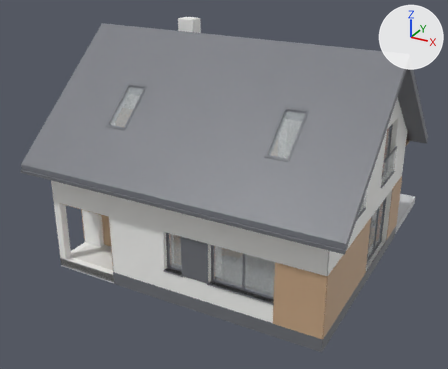
Two versions of the glTF model projects/dom_w_gnieznikach/output/dom_w_gnieznikach_unreal.glb, one commit apart.
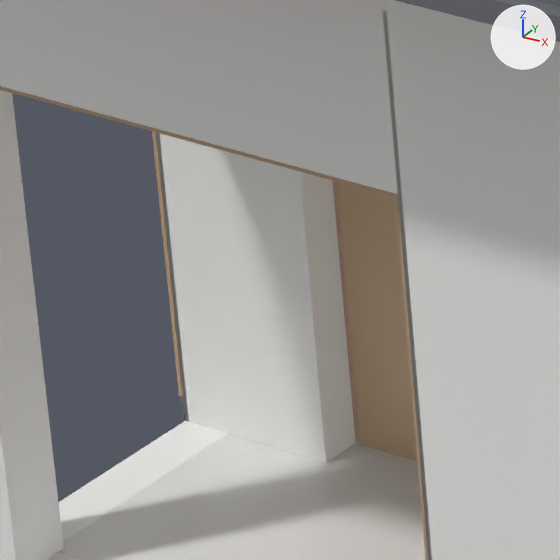
Each version is shown whole from a 50 mm camera at (15.03, -14.69, 11.79) aimed at (4.52, 4.41, 2.24), then close up on the part from 14% to 28% of the width and 53% to 70% of the height. Lighting does not change. The marker at upper right points along +X, +Y and +Z. The first two pictures are the older version.

The first close-up shows 'Cokol_Budynku', 'Detal_facade_wood_west_porch', 'Detal_gutter_south_eave', 'Detal_porch_ceiling_wood', 'Detal_porch_column_sw', 'Detal_porch_lintel_front', 'Detal_subfloor_parter', 'SM_WallMerged_parter_exterior_mat_insulation', 'SM_WallMerged_parter_exterior_mat_wall_core', 'SM_WallMerged_parter_exterior_mat_wall_plaster', 'SM_WallMerged_poddasze_knee_wall_mat_wall_plaster', 'SkrzydloDrzwi_door_entrance' and 3 more.
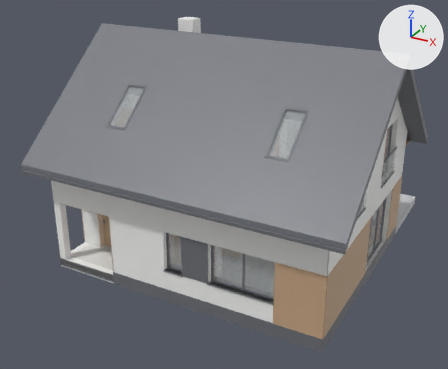
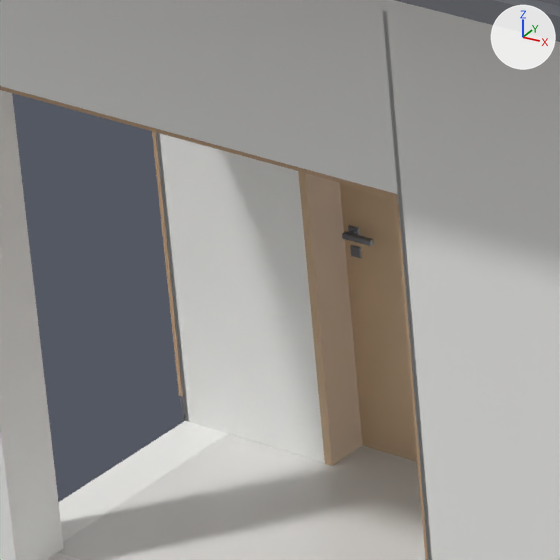
What differs and where, as boxes (x1, y1, x2, y2) in the close-ups (560 x 560 px):
'OscieznicaDrzwi_door_entrance', added (beige): after (298, 171, 363, 466)
'KlamkaDrzwi_door_entrance', added: after (342, 225, 374, 258)
'SM_WallMerged_parter_exterior_mat_insulation', unchanged, covered by the edit: before (303, 173, 356, 461)

Edits to the bpy script that builds the scene:
```text
Add me_sm_doorhandle_door_entrance:
    me_sm_doorhandle_door_entrance.from_pydata(...)  # a box spanning x 0.855..0.905, y 1.568..1.632, z 1.022..1.078; a box spanning x 0.867..0.893, y 1.532..1.668, z 1.038..1.062; a box spanning x 0.855..1.005, y 1.525..1.548, z 1.038..1.062; a box spanning x 0.855..1.005, y 1.652..1.675, z 1.038..1.062; a box spanning x 0.855..0.905, y 1.57..1.63, z 0.935..0.985
    me_sm_doorhandle_door_entrance.materials.append(mat_m_window_frame_anthracite)  # grey #707278
Add me_sm_doorframe_door_entrance:
    me_sm_doorframe_door_entrance.from_pydata(...)  # 20 vertices, 36 faces; spans x 0.78..1.78, y 1.37..1.83, z 0.0..2.3
    me_sm_doorframe_door_entrance.materials.append(mat_m_door_veneer_oak)  # beige #ceb190
Add ob_klamkadrzwi_door_entrance:
    ob_klamkadrzwi_door_entrance = bpy.data.objects.new('KlamkaDrzwi_door_entrance', me_sm_doorhandle_door_entrance)
    ob_klamkadrzwi_door_entrance.location = (0.0, 0.0, 0.0)
Add ob_oscieznicadrzwi_door_entrance:
    ob_oscieznicadrzwi_door_entrance = bpy.data.objects.new('OscieznicaDrzwi_door_entrance', me_sm_doorframe_door_entrance)
    ob_oscieznicadrzwi_door_entrance.location = (0.0, 0.0, 0.0)
```
